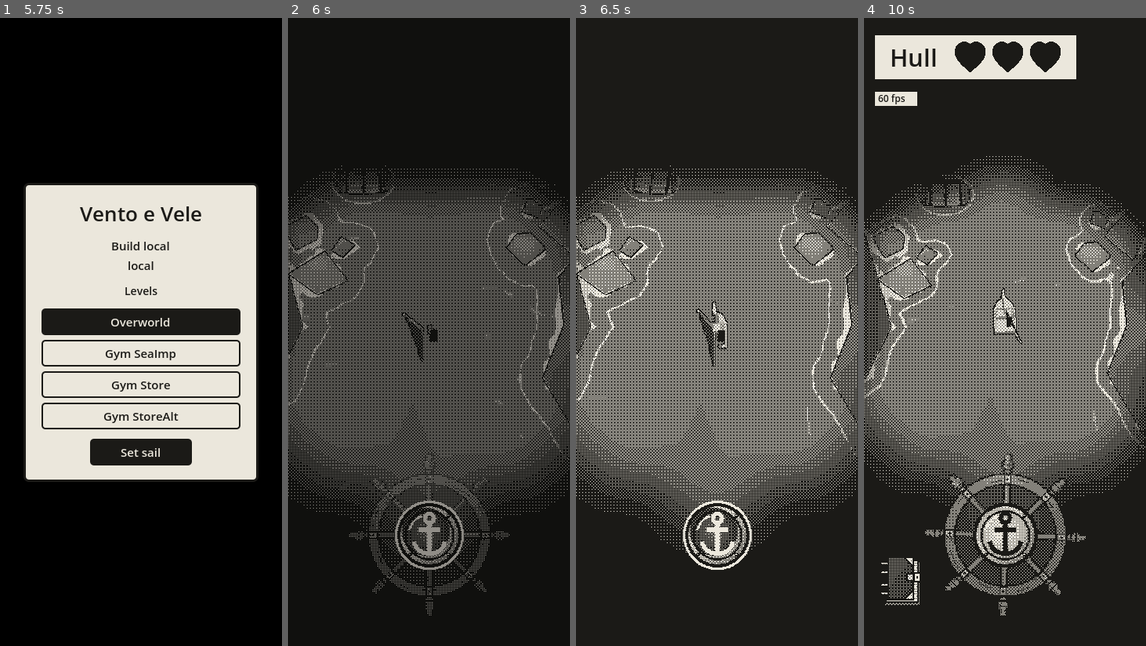
Above: before the commit, frames 1-4 (left to right).
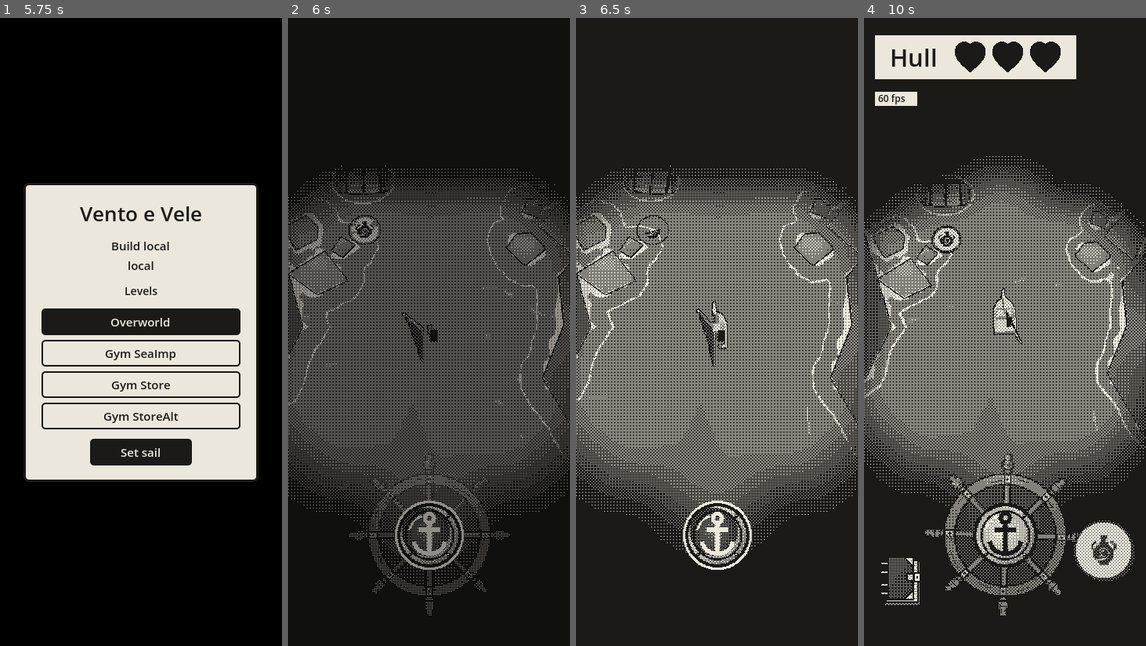
Above: after the commit, the same moments.

Repository: EnricoLabarile/Sail
Game: Godot game, scene res://Assets/Scenes/Overworld.tscn
Same seed, same stepped clock (60 frames per second), same inputs: the game is played once before the commit and once after it.
Inputs (mouse positions are in pixels of both pictures, inside the frame that each line leads up to):
- Up to frame 1 (5.75 s): click "Overworld" at 0.5 s; click "Gym SeaImp" at 1.25 s; click "Overworld" at 2 s; click "Gym Store" at 2.75 s; click "Overworld" at 3.5 s; click "Gym StoreAlt" at 4.25 s; click "Overworld" at 5 s
- Up to frame 2 (6 s): click "Set sail" at 5.75 s
- Up to frame 3 (6.5 s): no input
- Up to frame 4 (10 s): tap Enter (ui_accept) at 6.5, 6.77, 9.77 s; move the mouse to (1067, 300) at 6.52 s; hold Right (ui_right) 6.53-7.25 s; click (1067, 300) at 6.67 s; drag from (948, 363) to (990, 457) at 7.27 s; move the mouse to (1033, 193) at 8.02 s; hold Right (ui_right) 8.03-8.75 s; click (1033, 193) at 8.17 s; drag from (990, 457) to (920, 237) at 8.77 s; move the mouse to (1089, 426) at 9.52 s; hold Left (ui_left) from 9.53 s (still down); click (1089, 426) at 9.67 s

Frame 1 is identical in both runs. In frame 2, 0.1% of the frame differs, in the area x 21-34%, y 31-37%; in frame 3, less than 0.1%; in frame 4, 1.2%, in the area x 23-96%, y 33-90%.

Commit message:
Simpler talk blip; Aeolus Jar: wind from astern, own button, 30 s cooldown, 10 at start
Co-Authored-By: Claude Opus 5.5 <noreply@anthropic.com>
Claude-Session: https://claude.ai/code/session_0154zeqDuhZHz7ZXLE21BuMs

Diff:
--- a/Assets/Inventory/inventory.gd
+++ b/Assets/Inventory/inventory.gd
@@ -10,8 +10,10 @@
 ## Most things take a slot each (two fish = two slots). Stackable things (bombs, traps) pile up in ONE slot,
 ## however many there are, with their number drawn on it. When all the slots are taken, nothing new fits.
 ##
-## Equippable things (a bomb or a trap) are equipped by tapping their slot in the logbook; one at a time
-## (equipping one unequips the other); tapping it again unequips it. `equipped` says which ("" = nothing).
+## Equippable things are equipped by tapping their slot in the logbook; tapping it again unequips it. There are two
+## equip slots (ItemData.equip_slot): "main", the bomb or the trap, one at a time (equipping one unequips the
+## other), kept in `equipped`; and "wind", the Aeolus Jar, kept in `equipped_wind`, with its own button.
+## Things with ItemData.equip_on_pickup (the bomb, the jar) are equipped by themselves when they come aboard.
 ##
 ## The purse: `coins`, taken in and spent at the stores. It takes no slot.
 
@@ -26,13 +28,14 @@
 const SLOTS := 9   # how many slots the hold has
 const ITEMS_FOLDER := "res://Assets/Inventory/items"   # one ItemData .tres per kind of item
 
-## What she sets out with (Enrico: no bombs, she finds them; 9 traps, to try them).
-const START_ITEMS := {"trap": 9}
+## What she sets out with (Enrico: no bombs, she finds them; 9 traps, to try them; 10 Aeolus Jars).
+const START_ITEMS := {"trap": 9, "aeolus_jar": 10}   # Enrico: 10 Aeolus Jars too
 const START_COINS := 10             # coins in the purse at the start (10 for now, Enrico: to try the floating shop)
 
 var catalogue := {}                 # every kind of item: its name → its ItemData (read from ITEMS_FOLDER)
 var items: Array[String] = []   # what's aboard, one entry per thing, in the order it came in
-var equipped := ""                  # the item equipped now ("" = nothing)
+var equipped := ""                  # the bomb or trap equipped now (the "main" slot; "" = nothing)
+var equipped_wind := ""             # the Aeolus Jar, if equipped (the "wind" slot; "" = nothing)
 var coins := START_COINS            # the purse
 
 
@@ -93,10 +96,11 @@
 		items.append(item)
 		added += 1
 	if added > 0:
-		# Bombs coming aboard are equipped at once (Enrico), so the bomb button shows without opening the logbook.
-		if item == "bomb" and equipped != "bomb":
-			equipped = "bomb"
-			equipped_changed.emit()
+		# Bombs and jars coming aboard are equipped at once (Enrico: equip_on_pickup in their .tres), so their
+		# button shows without opening the logbook.
+		var info := data(item)
+		if info and info.equippable and info.equip_on_pickup and not is_equipped(item):
+			_set_equipped(info.equip_slot, item)
 		changed.emit()
 		came_aboard.emit(item, added)
 	return added
@@ -110,9 +114,8 @@
 		return false
 	items.remove_at(index)
 	changed.emit()
-	if item == equipped and not items.has(item):
-		equipped = ""
-		equipped_changed.emit()
+	if is_equipped(item) and not items.has(item):
+		_set_equipped(slot_of(item), "")
 	return true
 
 
@@ -151,8 +154,27 @@
 func toggle_equip(item: String) -> void:
 	if not is_equippable(item) or count(item) == 0:
 		return
-	if equipped == item:
-		equipped = ""
+	if is_equipped(item):
+		_set_equipped(slot_of(item), "")
+	else:
+		_set_equipped(slot_of(item), item)
+
+
+## Is `item` equipped now (in either slot)?
+func is_equipped(item: String) -> bool:
+	return item != "" and (equipped == item or equipped_wind == item)
+
+
+## Which equip slot `item` goes in: "main" or "wind" (its ItemData.equip_slot).
+func slot_of(item: String) -> String:
+	var info := data(item)
+	return info.equip_slot if info else "main"
+
+
+## Puts `item` in the equip slot `slot` ("" = empty it), and tells whoever listens.
+func _set_equipped(slot: String, item: String) -> void:
+	if slot == "wind":
+		equipped_wind = item
 	else:
 		equipped = item
 	equipped_changed.emit()
--- a/Assets/Inventory/item_data.gd
+++ b/Assets/Inventory/item_data.gd
@@ -13,3 +13,8 @@
 @export var sell_price := 0           # coins a merchant pays for one of yours (0 = merchants don't buy it)
 @export var stackable := false        # true: they pile up in ONE slot of the hold, with their number on it
 @export var equippable := false       # true: tapping its slot in the logbook equips it (bombs, traps)
+## Which equip slot it goes in. "main": bombs and traps, one at a time (the bomb button). "wind": the Aeolus Jar,
+## with its own button under the bomb's, so it's equipped alongside a bomb or a trap, not instead of it.
+@export_enum("main", "wind") var equip_slot := "main"
+## Equipped by itself whenever one comes aboard (the bomb, the Aeolus Jar).
+@export var equip_on_pickup := false
--- /dev/null
+++ b/Assets/Inventory/items/aeolus_jar.tres
@@ -0,0 +1,16 @@
+[gd_resource type="Resource" script_class="ItemData" format=3]
+
+[ext_resource type="Script" path="res://Assets/Inventory/item_data.gd" id="1_item"]
+[ext_resource type="Texture2D" path="res://Assets/Inventory/icons/aeolus_jar.png" id="2_icon"]
+
+[resource]
+script = ExtResource("1_item")
+id = "aeolus_jar"
+display_name = "Aeolus Jar"
+icon = ExtResource("2_icon")
+buy_price = 8
+sell_price = 3
+stackable = true
+equippable = true
+equip_slot = "wind"
+equip_on_pickup = true
--- a/Assets/Inventory/items/bomb.tres
+++ b/Assets/Inventory/items/bomb.tres
@@ -12,3 +12,4 @@
 sell_price = 2
 stackable = true
 equippable = true
+equip_on_pickup = true
--- a/Assets/Post_Process/game_view.gd
+++ b/Assets/Post_Process/game_view.gd
@@ -21,7 +21,7 @@
 ## size on the screen whatever this is: only the grain changes. (On a narrower screen it can't go finer than
 ## a dot per real pixel.)
 @export var dots_across := 360
-const DITHERED := ["Sea", "Coast", "Clouds", "WindLines", "Gulls", "Boat", "Dither", "Helm", "BombButton"]   # nodes of the level moved into the view (by name, anywhere in it)
+const DITHERED := ["Sea", "Coast", "Clouds", "WindLines", "Gulls", "Boat", "Dither", "Helm", "BombButton", "JarButton"]   # nodes of the level moved into the view (by name, anywhere in it)
 
 var view: SubViewport         # where the dithered part of the game is drawn
 var screen: TextureRect       # the view's picture, stretched over the screen
--- a/Assets/SFX/sfx.gd
+++ b/Assets/SFX/sfx.gd
@@ -12,7 +12,7 @@
 ##   hull_bump.ogg    the hull knocking against a shore or a barrel: a dull thud, a woody knock, a little scrape
 ##                    (made by art_src/audio/make_bump.py)
 ##   equip_bomb.ogg   the bomb equipped: two dry metallic clicks, like a gun being loaded (art_src/audio/make_equip.py)
-##   talk_blip.ogg    one syllable of a talking NPC, Animal Crossing style: a short voiced blip (art_src/audio/make_talk_blip.py)
+##   talk_blip.ogg    one syllable of a talking NPC, Animal Crossing style: a plain little dot of sound, 240 Hz (art_src/audio/make_talk_blip.py)
 ## (The sea, the wind and the water along the hull were removed by Enrico; bake.html can still make them.)
 ## The players are nodes in sfx.tscn: open it to change a sound's loudness (Volume dB in the Inspector).
 ## Nothing plays while the game is paused (the game over card).
@@ -30,8 +30,8 @@
 @onready var talk_blip_sound: AudioStreamPlayer = $TalkBlip
 
 ## The talk blips' pitch: each one picked at random between these (1 = as made), so a page babbles like a voice.
-@export var talk_pitch_min := 0.7     # Enrico: lower voice (was 0.9)
-@export var talk_pitch_max := 0.95    # (was 1.25)
+@export var talk_pitch_min := 0.96    # Enrico: only a little change of pitch (was 0.7–0.95, before 0.9–1.25)
+@export var talk_pitch_max := 1.04
 
 ## Seconds the imp's death sound waits before it plays. An imp is usually killed by a bomb, whose blast starts in
 ## the same instant and would cover it (Enrico couldn't hear it): a moment later, it's heard after the bang.
--- a/Assets/Scenes/Gym_SeaImp.tscn
+++ b/Assets/Scenes/Gym_SeaImp.tscn
@@ -26,6 +26,7 @@
 [ext_resource type="PackedScene" path="res://Assets/UI/logbook/logbook.tscn" id="26_jqmww"]
 [ext_resource type="PackedScene" path="res://Assets/UI/bomb_button/bomb_button.tscn" id="27_35spf"]
 [ext_resource type="PackedScene" path="res://Assets/UI/health/health.tscn" id="28_f8m4f"]
+[ext_resource type="PackedScene" path="res://Assets/UI/jar_button/jar_button.tscn" id="90_jar_button"]
 
 [sub_resource type="BoxMesh" id="BoxMesh_eel5a"]
 size = Vector3(0.53808594, 1, 0.4716797)
@@ -315,6 +316,8 @@
 
 [node name="BombButton" parent="UI and PostProcess" unique_id=1236485803 instance=ExtResource("27_35spf")]
 
+[node name="JarButton" parent="UI and PostProcess" instance=ExtResource("90_jar_button")]
+
 [node name="Health" parent="UI and PostProcess" unique_id=914720043 instance=ExtResource("28_f8m4f")]
 
 [node name="NPC" parent="." unique_id=103699983 instance=ExtResource("25_k7sby")]
--- a/Assets/Scenes/Gym_Store.tscn
+++ b/Assets/Scenes/Gym_Store.tscn
@@ -21,6 +21,7 @@
 [ext_resource type="PackedScene" path="res://Assets/UI/logbook/logbook.tscn" id="26_jqmww"]
 [ext_resource type="PackedScene" path="res://Assets/UI/bomb_button/bomb_button.tscn" id="27_35spf"]
 [ext_resource type="PackedScene" path="res://Assets/UI/health/health.tscn" id="28_f8m4f"]
+[ext_resource type="PackedScene" path="res://Assets/UI/jar_button/jar_button.tscn" id="90_jar_button"]
 
 [node name="World_Origin" type="Node3D" unique_id=1254907948]
 
@@ -176,4 +177,6 @@
 
 [node name="BombButton" parent="UI and PostProcess" unique_id=1236485803 instance=ExtResource("27_35spf")]
 
+[node name="JarButton" parent="UI and PostProcess" instance=ExtResource("90_jar_button")]
+
 [node name="Health" parent="UI and PostProcess" unique_id=914720043 instance=ExtResource("28_f8m4f")]
--- a/Assets/Scenes/Gym_StoreAlt.tscn
+++ b/Assets/Scenes/Gym_StoreAlt.tscn
@@ -21,6 +21,7 @@
 [ext_resource type="PackedScene" path="res://Assets/UI/logbook/logbook.tscn" id="26_jqmww"]
 [ext_resource type="PackedScene" path="res://Assets/UI/bomb_button/bomb_button.tscn" id="27_35spf"]
 [ext_resource type="PackedScene" path="res://Assets/UI/health/health.tscn" id="28_f8m4f"]
+[ext_resource type="PackedScene" path="res://Assets/UI/jar_button/jar_button.tscn" id="90_jar_button"]
 
 [node name="World_Origin" type="Node3D" unique_id=1254907948]
 
@@ -178,4 +179,6 @@
 
 [node name="BombButton" parent="UI and PostProcess" unique_id=1236485803 instance=ExtResource("27_35spf")]
 
+[node name="JarButton" parent="UI and PostProcess" instance=ExtResource("90_jar_button")]
+
 [node name="Health" parent="UI and PostProcess" unique_id=914720043 instance=ExtResource("28_f8m4f")]
--- a/Assets/Scenes/Overworld.tscn
+++ b/Assets/Scenes/Overworld.tscn
@@ -33,6 +33,9 @@
 [ext_resource type="PackedScene" path="res://Assets/Items/barrel/barrel.tscn" id="37_barrel"]
 [ext_resource type="Resource" path="res://Assets/Inventory/items/bomb.tres" id="38_bomb_item"]
 [ext_resource type="PackedScene" path="res://Assets/Landscape/wind_zone/wind_zone.tscn" id="39_wind_zone"]
+[ext_resource type="PackedScene" path="res://Assets/UI/jar_button/jar_button.tscn" id="90_jar_button"]
+[ext_resource type="PackedScene" path="res://Assets/Items/pickup/pickup.tscn" id="91_pickup"]
+[ext_resource type="Resource" path="res://Assets/Inventory/items/aeolus_jar.tres" id="92_jar_item"]
 
 [node name="World_Origin" type="Node3D" unique_id=1254907948]
 
@@ -219,6 +222,12 @@
 contents = ExtResource("38_bomb_item")
 count = 2
 
+[node name="Pickups" type="Node3D" parent="Gameplay"]
+
+[node name="AeolusJarPickup" parent="Gameplay/Pickups" instance=ExtResource("91_pickup")]
+transform = Transform3D(1, 0, 0, 0, 1, 0, 0, 0, 1, -8, 0, -28)
+item = ExtResource("92_jar_item")
+
 [node name="WindZones" type="Node3D" parent="Gameplay"]
 
 [node name="WindZoneEast" parent="Gameplay/WindZones" instance=ExtResource("39_wind_zone")]
@@ -252,4 +261,6 @@
 
 [node name="BombButton" parent="UI and PostProcess" unique_id=1236485803 instance=ExtResource("24_bomb_button")]
 
+[node name="JarButton" parent="UI and PostProcess" instance=ExtResource("90_jar_button")]
+
 [node name="Health" parent="UI and PostProcess" unique_id=914720043 instance=ExtResource("25_health")]
--- /dev/null
+++ b/Assets/UI/jar_button/jar_button.gd
@@ -0,0 +1,106 @@
+@tool
+extends Control
+## THE AEOLUS JAR BUTTON (bottom right, under the bomb button): a round paper button with the jar on it.
+## The Aeolus Jar (Enrico) is a consumable: a tap uncorks one and the wind turns to blow from right behind her
+## sail, the way her bow points now (Wind.turn_to). It then stays like that, as any wind does, until she uncorks
+## another jar or crosses a wind zone. One jar out of the hold each time.
+## It shows only while a jar is equipped and at least one is aboard (Inventory.equipped_wind: the jar has its own
+## equip slot, "wind", so it's equipped alongside a bomb or a trap; jars coming aboard are equipped by themselves).
+## After each jar the button rests for `cooldown` seconds (Enrico: long, at least 30): taps do nothing, and a
+## see-through ink pie of the wait still left shrinks clockwise from the top, as the bomb button's.
+## Drawn with code under the dither (CanvasLayer 95, like the wheel), so it's 1-bit.
+## @tool: drawn in the editor too (always shown there), so you can place and size it; there it only draws.
+## (In Unreal: a UMG button whose OnClicked sets a value in the wind's subsystem, with a cooldown timer.)
+
+const JAR := "aeolus_jar"            # the item's id (Assets/Inventory/items/aeolus_jar.tres)
+const ICON := preload("res://Assets/Inventory/icons/aeolus_jar.png")
+const PAPER := Color("ebe7dc")
+const INK := Color("1b1a17")
+
+@export var cooldown := 30.0         # seconds after a jar before the next one can be uncorked
+@export var turn_time := 1.5         # seconds the wind takes to swing round behind her
+
+var pressed_time := 0.0              # > 0 for a moment after a tap: the button is drawn pushed in
+var cooldown_left := 0.0             # seconds before another jar can be uncorked (0 = ready)
+
+
+func _ready() -> void:
+	if Engine.is_editor_hint():
+		return
+	Inventory.equipped_changed.connect(_update_shown)   # equipped or unequipped
+	Inventory.changed.connect(_update_shown)            # jars coming aboard or going out
+	_update_shown()
+
+
+## Shown only while a jar is equipped AND there's at least one aboard (a hidden Control gets no taps, so hiding
+## it also switches it off).
+func _update_shown() -> void:
+	visible = Inventory.equipped_wind == JAR and Inventory.count(JAR) > 0
+
+
+func _gui_input(event: InputEvent) -> void:
+	if Engine.is_editor_hint():
+		return
+	# A finger coming down on it (on the PC the mouse counts as a finger: emulate_touch_from_mouse).
+	if event is InputEventScreenTouch and event.pressed:
+		uncork_jar()
+		accept_event()                # the tap stops here (it doesn't also reach the wheel or the sea)
+
+
+func _process(dt: float) -> void:
+	if Engine.is_editor_hint():
+		return
+	if pressed_time > 0.0:
+		pressed_time = maxf(0.0, pressed_time - dt)
+		queue_redraw()
+	# The cooldown counts down, and the pie is drawn again every frame meanwhile (it shrinks).
+	if cooldown_left > 0.0:
+		cooldown_left = maxf(0.0, cooldown_left - dt)
+		queue_redraw()
+
+
+## One jar out of the hold, and the wind swings round to blow from right astern.
+func uncork_jar() -> void:
+	var boat := get_tree().get_first_node_in_group("player_boat") as Node3D
+	if boat == null or boat.sinking:
+		return
+	if cooldown_left > 0.0:
+		return                            # still resting after the last jar
+	if not Inventory.remove(JAR):
+		return
+	# Which way her bow points, as a compass angle (0 = north, 90 = east): her -Z is the way the bow points,
+	# and in Godot's 3D north is -Z and east is +X, so the angle is atan2(east part, north part).
+	var ahead: Vector3 = -boat.global_transform.basis.z
+	var bow_deg := rad_to_deg(atan2(ahead.x, -ahead.z))
+	# The wind must blow the way she's heading, so it comes FROM right behind her: half a turn round.
+	Wind.turn_to(bow_deg + 180.0, turn_time)
+	pressed_time = 0.15
+	cooldown_left = cooldown
+	queue_redraw()
+
+
+## A paper disc with an ink rim and the jar's picture; pushed in (smaller) for a moment after a tap.
+func _draw() -> void:
+	var middle := size * 0.5
+	var radius := minf(size.x, size.y) * 0.5 - 3.0
+	if pressed_time > 0.0:
+		radius *= 0.9
+	draw_circle(middle + Vector2(3, 3), radius, INK)           # a hard shadow, as the bomb button's
+	draw_circle(middle, radius, PAPER)
+	draw_arc(middle, radius, 0.0, TAU, 48, INK, 3.0)
+	var icon_size := ICON.get_size() * (radius * 1.1 / ICON.get_size().y)
+	draw_texture_rect(ICON, Rect2(middle - icon_size * 0.5, icon_size), false)
+	# Resting after a jar: the pie of what's left of the wait, in see-through ink (the dither turns it to dots).
+	if cooldown_left > 0.0:
+		_draw_pie(middle, radius, cooldown_left / cooldown)
+
+
+## A pie slice in see-through ink: `share` of the circle (1 = all of it, 0 = nothing), starting at the top and
+## going clockwise. It's a fan: the middle, then points round the edge from the top to where the slice ends.
+func _draw_pie(middle: Vector2, radius: float, share: float) -> void:
+	var points := PackedVector2Array([middle])
+	var steps := maxi(2, int(48 * share))            # more points for a bigger slice, so the edge stays round
+	for i in steps + 1:
+		var angle := TAU * share * i / steps          # 0 = the top, growing clockwise
+		points.append(middle + Vector2(sin(angle), -cos(angle)) * radius)
+	draw_colored_polygon(points, Color(INK, 0.5))
--- /dev/null
+++ b/Assets/UI/jar_button/jar_button.tscn
@@ -0,0 +1,21 @@
+[gd_scene format=3]
+
+[ext_resource type="Script" path="res://Assets/UI/jar_button/jar_button.gd" id="1_script"]
+
+[node name="JarButton" type="CanvasLayer" groups=["hidden_at_start"]]
+layer = 95
+
+[node name="Button" type="Control" parent="."]
+layout_mode = 3
+anchors_preset = 3
+anchor_left = 1.0
+anchor_top = 1.0
+anchor_right = 1.0
+anchor_bottom = 1.0
+offset_left = -94.0
+offset_top = -162.0
+offset_right = -14.0
+offset_bottom = -82.0
+grow_horizontal = 0
+grow_vertical = 0
+script = ExtResource("1_script")
--- a/Assets/UI/logbook/book.gd
+++ b/Assets/UI/logbook/book.gd
@@ -72,7 +72,6 @@
 var _marked_squares: Array[Vector2i] = []   # the squares with an X: those of the active map markers, read on opening
 var _slot_count := 9            # how many slots the hold has (Inventory.SLOTS, read on opening)
 var _slots: Array = []          # the hold's slots as Inventory.slots() gives them ({item, count}), read on opening
-var _equipped := ""             # what's equipped (Inventory.equipped), read on opening
 var _slot_rects: Array[Rect2] = []   # where each slot is drawn on the book (worked out in _draw_hold), for taps
 var page := 0                   # the spread showing: 0 = the hold and the map, 1 = the marked places
 var _places: Array = []         # one entry per marked place (at most PLACE_SLOTS): {"picture": the texture, "square": its square}, read on opening
@@ -116,7 +115,6 @@
 	# The hold: how many slots, and the picture of each thing aboard (in the order it came in).
 	_slot_count = Inventory.SLOTS
 	_slots = Inventory.slots()
-	_equipped = Inventory.equipped
 	queue_redraw()
 
 
@@ -334,7 +332,7 @@
 			var item: String = _slots[i]["item"]
 			var amount: int = _slots[i]["count"]
 			_half_frame(r, INK, 1.5, false)
-			if item == _equipped:
+			if Inventory.is_equipped(item):
 				_half_frame(r.grow(-3.0), INK, 2.0, false)      # equipped: a second, thick frame inside
 			var icon := Inventory.icon_of(item)
 			if icon:
Binary file added: Assets/Inventory/icons/aeolus_jar.png
Not shown, added: Assets/Inventory/icons/aeolus_jar.png.import
Not shown, added: Assets/UI/jar_button/jar_button.gd.uid
Not shown, changed: Assets/SFX/talk_blip.ogg
Not shown, changed: CLAUDE.md
